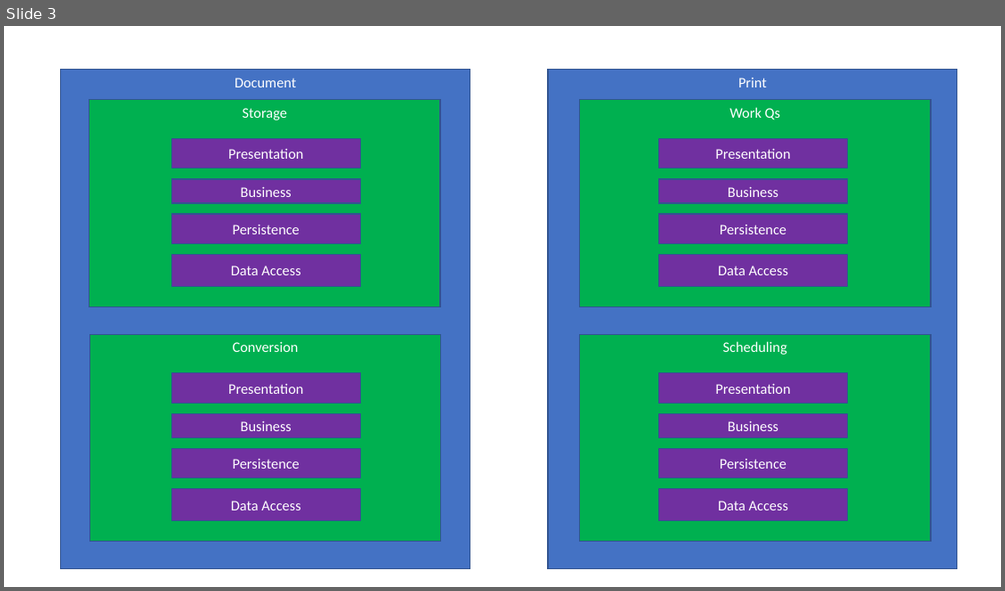
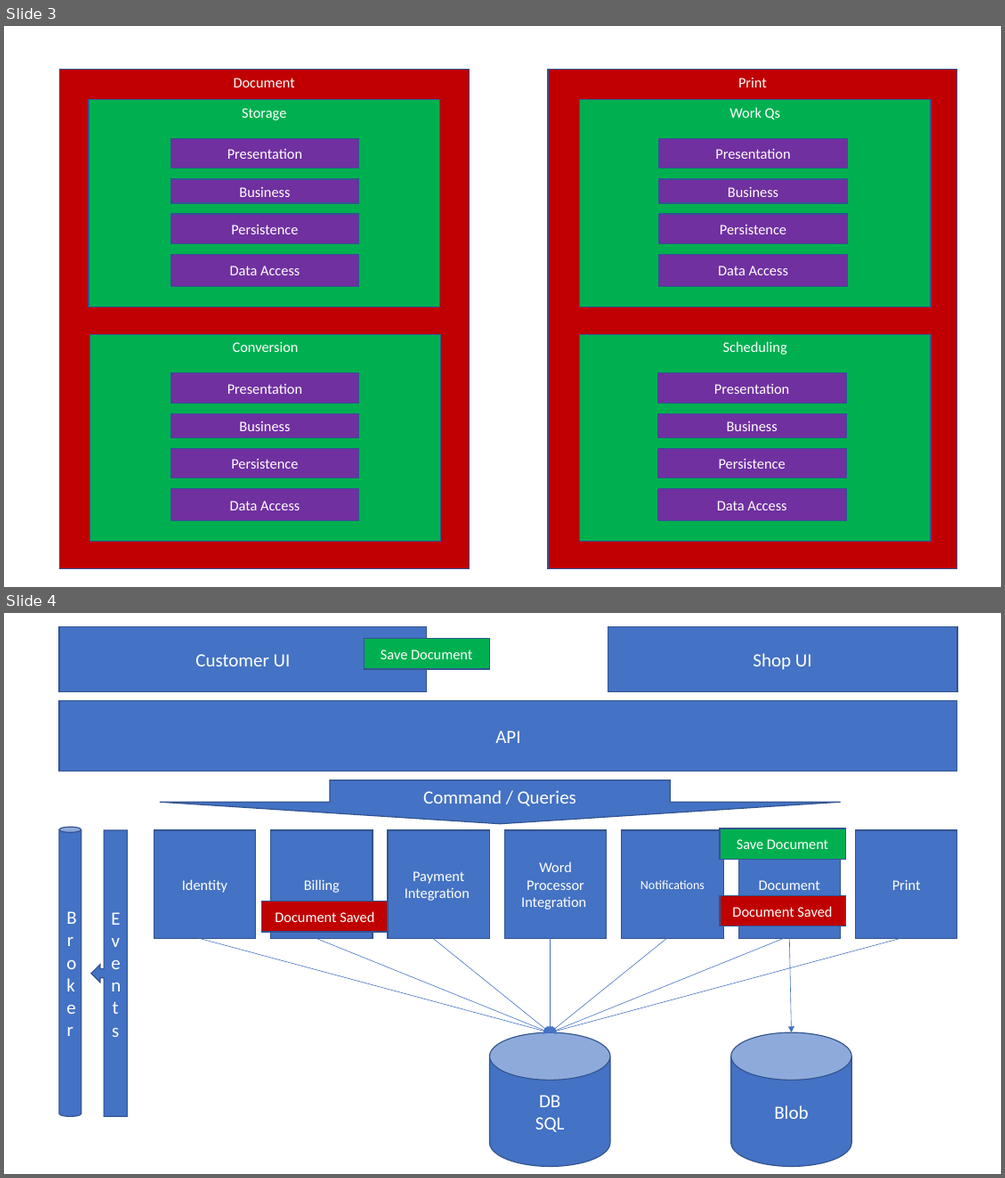
Before and after one commit to p14n/archadr, a slide deck: doc/architecture/presentation/Developer-Presentation.pptx. Shown one above the other, each under a label of ours: slide 3 before the commit, slides 3 and 4 after it. The pictures are 1005x591 and 1005x1178 pixels, drawn with LibreOffice and Linux fonts; fonts in the diff are those of the drawing. Boxes give left, top, right and bottom in pixels: in the first picture for what was removed or moved away, otherwise in the second. Text is boxed around its words. In the diff, an @@ line names an element or a change of style, - is before the commit and + after.

```diff
--- a/doc/architecture/presentation/Developer-Presentation.pptx
+++ b/doc/architecture/presentation/Developer-Presentation.pptx
@@ slide 4 added at bbox=[4, 613, 1001, 1174], background #FFFFFF @@
@@ rectangle added at bbox=[59, 626, 427, 691], fill #4472C4, outline #325491 1 pt, 18 pt, text #FFFFFF @@
+Customer UI
@@ rectangle added at bbox=[364, 639, 489, 669], fill #00B050, outline #325491 1 pt, 14 pt, text #FFFFFF @@
+Save Document
@@ rectangle added at bbox=[607, 626, 956, 691], fill #4472C4, outline #325491 1 pt, 18 pt, text #FFFFFF @@
+Shop UI
@@ rectangle added at bbox=[59, 700, 957, 771], fill #4472C4, outline #325491 1 pt, 18 pt, text #FFFFFF @@
+API
@@ down arrow added at bbox=[160, 779, 840, 823], fill #4472C4, outline #325491 1 pt, 18 pt, text #FFFFFF @@
+Command / Queries
@@ cylinder added at bbox=[59, 827, 81, 1116], fill #4472C4, outline #325491 1 pt, 18 pt, text #FFFFFF @@
+Broker
@@ left arrow callout added at bbox=[91, 831, 128, 1117], fill #4472C4, outline #325491 1 pt, 18 pt, text #FFFFFF @@
+Events
@@ rectangle added at bbox=[154, 831, 255, 938], fill #4472C4, outline #325491 1 pt, 14 pt, text #FFFFFF @@
+Identity
@@ rectangle added at bbox=[271, 831, 372, 938], fill #4472C4, outline #325491 1 pt, 14 pt, text #FFFFFF @@
+Billing
@@ rectangle added at bbox=[388, 831, 489, 938], fill #4472C4, outline #325491 1 pt, 14 pt, text #FFFFFF @@
+Payment Integration
@@ rectangle added at bbox=[505, 831, 607, 938], fill #4472C4, outline #325491 1 pt, 14 pt, text #FFFFFF @@
+Word Processor
+Integration
@@ rectangle added at bbox=[622, 831, 723, 938], fill #4472C4, outline #325491 1 pt, 12 pt, text #FFFFFF @@
+Notifications
@@ rectangle added at bbox=[720, 828, 845, 859], fill #00B050, outline #325491 1 pt, 14 pt, text #FFFFFF @@
+Save Document
@@ rectangle added at bbox=[738, 831, 840, 938], fill #4472C4, outline #325491 1 pt, 14 pt, text #FFFFFF @@
+Document
@@ rectangle added at bbox=[856, 831, 957, 938], fill #4472C4, outline #325491 1 pt, 14 pt, text #FFFFFF @@
+Print
@@ rectangle added at bbox=[262, 900, 388, 932], fill #C00000, outline #325491 1 pt, 14 pt, text #FFFFFF @@
+Document Saved
@@ rectangle added at bbox=[720, 896, 845, 926], fill #C00000, outline #325491 1 pt, 14 pt, text #FFFFFF @@
+Document Saved
@@ arrow added from (199, 938) to (550, 1032), #4472C4 0.5 pt @@
@@ arrow added from (316, 938) to (550, 1032), #4472C4 0.5 pt @@
@@ arrow added from (433, 938) to (550, 1032), #4472C4 0.5 pt @@
@@ arrow added from (550, 938) to (550, 1032), #4472C4 0.5 pt @@
@@ arrow added from (666, 938) to (550, 1032), #4472C4 0.5 pt @@
@@ arrow added from (784, 938) to (550, 1032), #4472C4 0.5 pt @@
@@ arrow added from (900, 938) to (550, 1032), #4472C4 0.5 pt @@
@@ arrow added from (789, 938) to (792, 1032), #4472C4 0.5 pt @@
@@ cylinder added at bbox=[489, 1032, 610, 1167], fill #4472C4, outline #325491 1 pt, 18 pt, text #FFFFFF @@
+DB
+SQL
@@ cylinder added at bbox=[731, 1032, 851, 1167], fill #4472C4, outline #325491 1 pt, 18 pt, text #FFFFFF @@
+Blob
@@ slide 3 changed as well @@
@@ rectangle "Document" at bbox=[59, 70, 469, 569]: fill #4472C4 to #C00000 @@
@@ rectangle "Print" at bbox=[548, 70, 957, 569]: fill #4472C4 to #C00000 @@
```
Also in this commit, not shown: 2 other slides changed, 1 other slide added.
